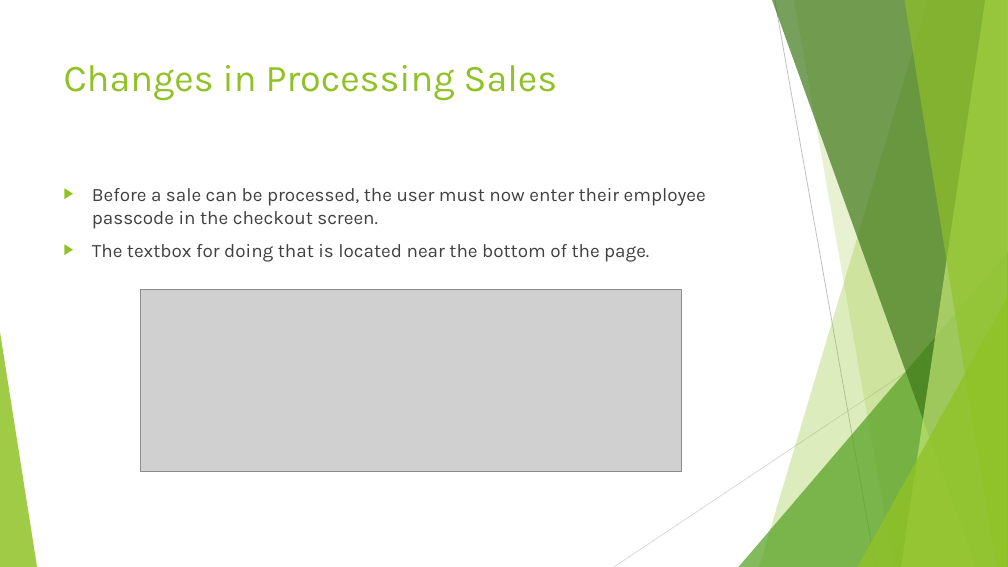
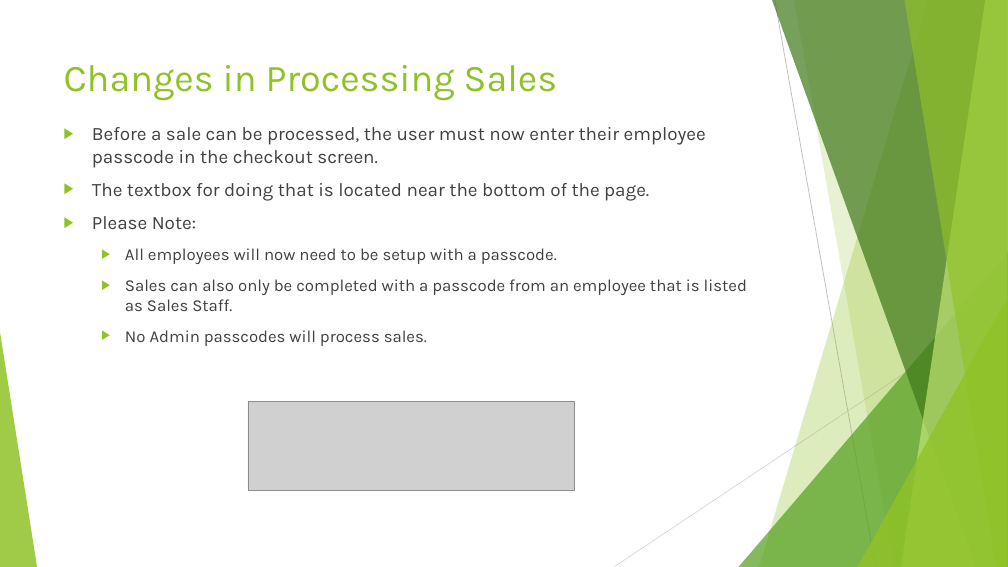
Before and after one commit to SweetSpotProShop/SweetSpot-Documentation, a slide deck: slide 6 of v2.3.0.pptx. Drawn at 1008x567 pixels with LibreOffice and Linux fonts; fonts in the diff are those of the drawing; grey boxes stand for pictures. Boxes give left, top, right and bottom in pixels: in the first picture for what was removed or moved away, otherwise in the second. Text is boxed around its words. In the diff, an @@ line names an element or a change of style, - is before the commit and + after.

```diff
--- a/v2.3.0.pptx
+++ b/v2.3.0.pptx
@@ text "Before a sale can be ...": place and size @@
-text "Before a sale can be ..." at bbox=[92, 188, 706, 262]
+text "Before a sale can be ..." at bbox=[92, 127, 747, 346]
@@ text at bbox=[92, 216, 747, 346]: paragraphs added @@
+▶ Please Note:
+  ▶ All employees will now need to be setup with a passcode.
+  ▶ Sales can also only be completed with a passcode from an employee that is listed as Sales Staff.
+  ▶ No Admin passcodes will process sales.
@@ picture removed at bbox=[141, 290, 682, 472] @@
@@ picture added at bbox=[248, 402, 575, 490] @@
```
Also in this commit, not shown: 3 other slides changed, 1 slide added, 2 slides removed.
